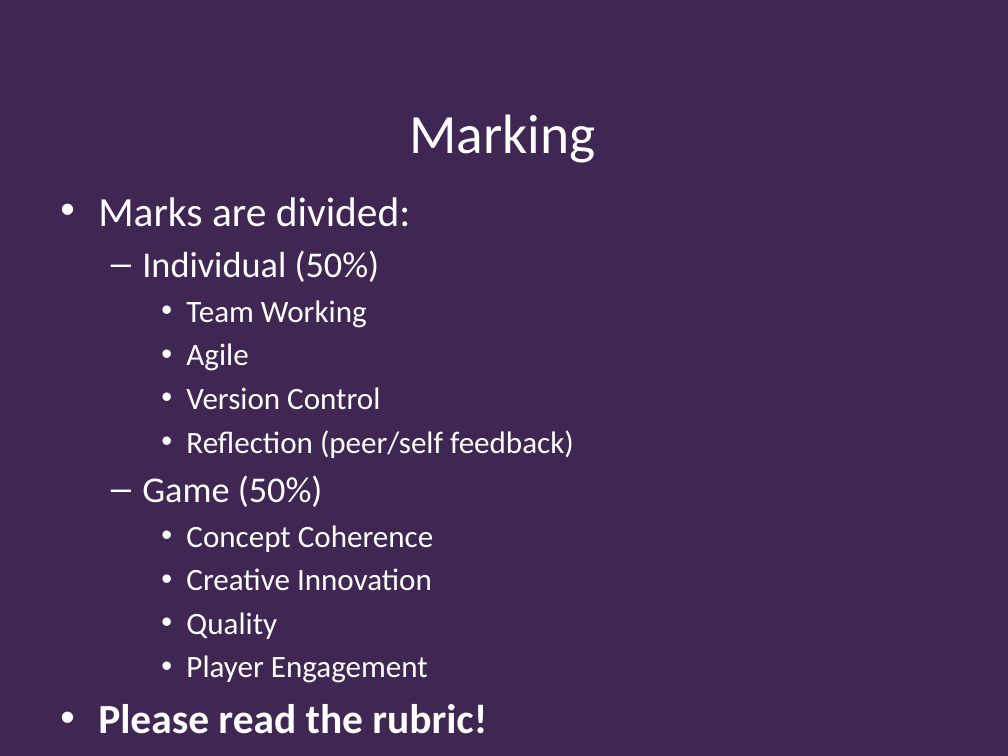
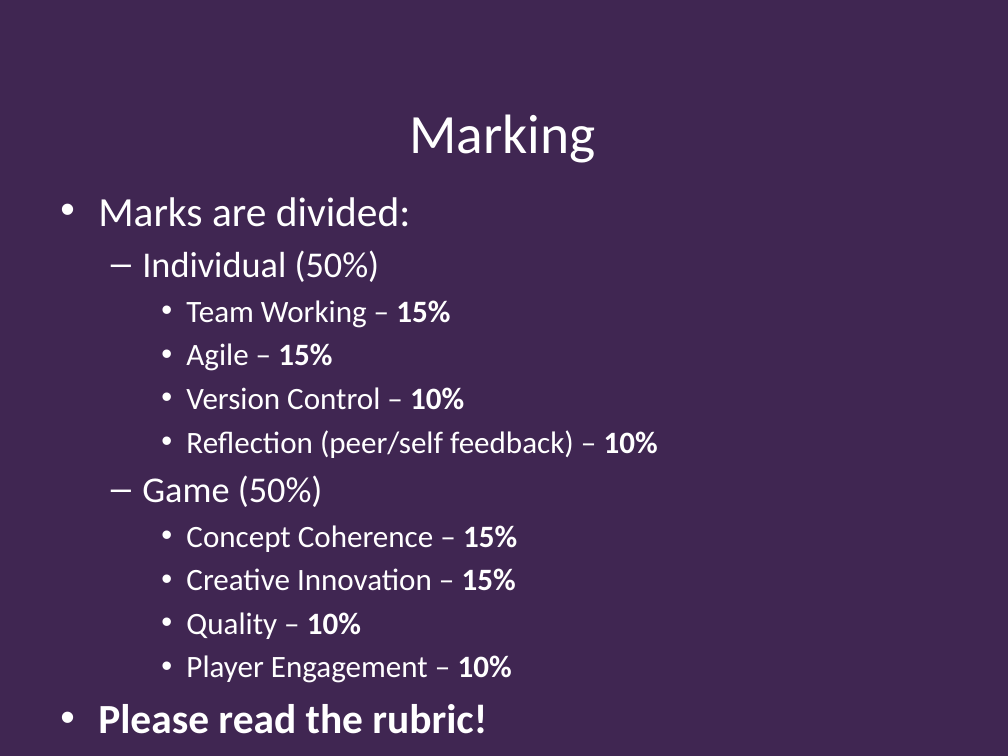
Before and after one commit to Falmouth-Games-Academy/ba-course-materials, a slide deck: slide 10 of GAM320/01/20-21-GAM320-01a-Assignment-1.pptx (slide 11 before the commit). Drawn at 1008x756 pixels with LibreOffice and Linux fonts; fonts in the diff are those of the drawing; background and template pictures are left out. Boxes give left, top, right and bottom in pixels: in the first picture for what was removed or moved away, otherwise in the second. Text is boxed around its words. In the diff, an @@ line names an element or a change of style, - is before the commit and + after.

```diff
--- a/GAM320/01/20-21-GAM320-01a-Assignment-1.pptx
+++ b/GAM320/01/20-21-GAM320-01a-Assignment-1.pptx
@@ text at (186,300,658,458): text changed @@
-    • Team Working
-    • Agile
-    • Version Control
-    • Reflection (peer/self feedback)
+    • Team Working – 15%
+    • Agile – 15%
+    • Version Control – 10%
+    • Reflection (peer/self feedback) – 10%
@@ text at (186,525,517,683): text changed @@
-    • Concept Coherence
-    • Creative Innovation
-    • Quality
-    • Player Engagement
+    • Concept Coherence – 15%
+    • Creative Innovation – 15%
+    • Quality – 10%
+    • Player Engagement – 10%
```
Also in this commit, not shown: 1 other slide changed, 1 slide removed, 3 other files.
